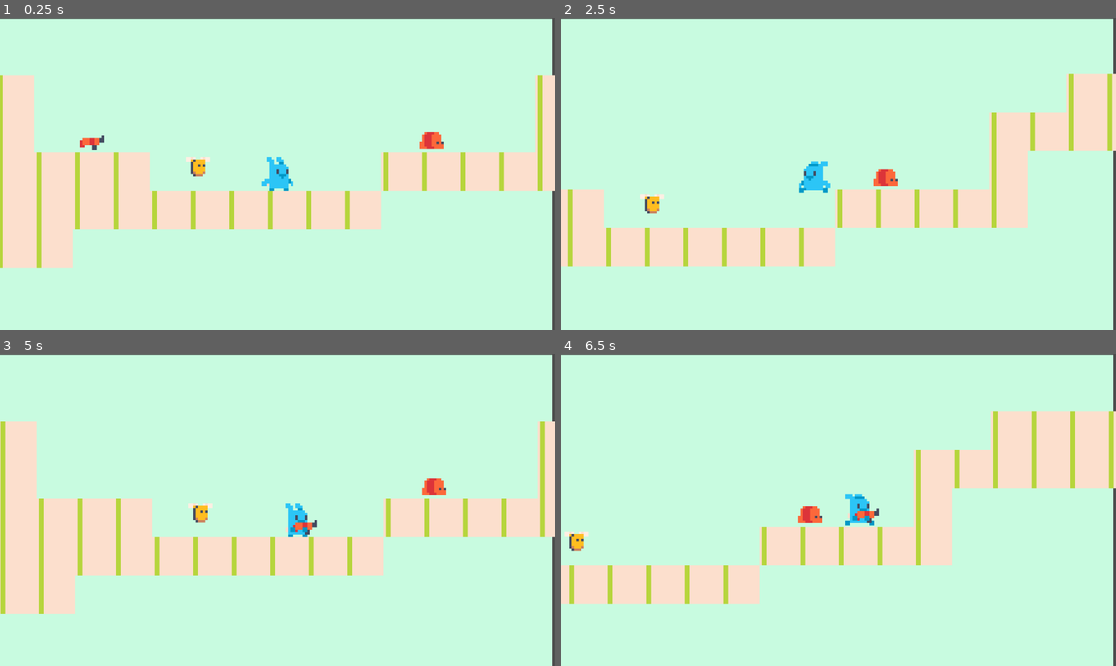
Above: before the commit, frames 1-4 (two rows, left to right).
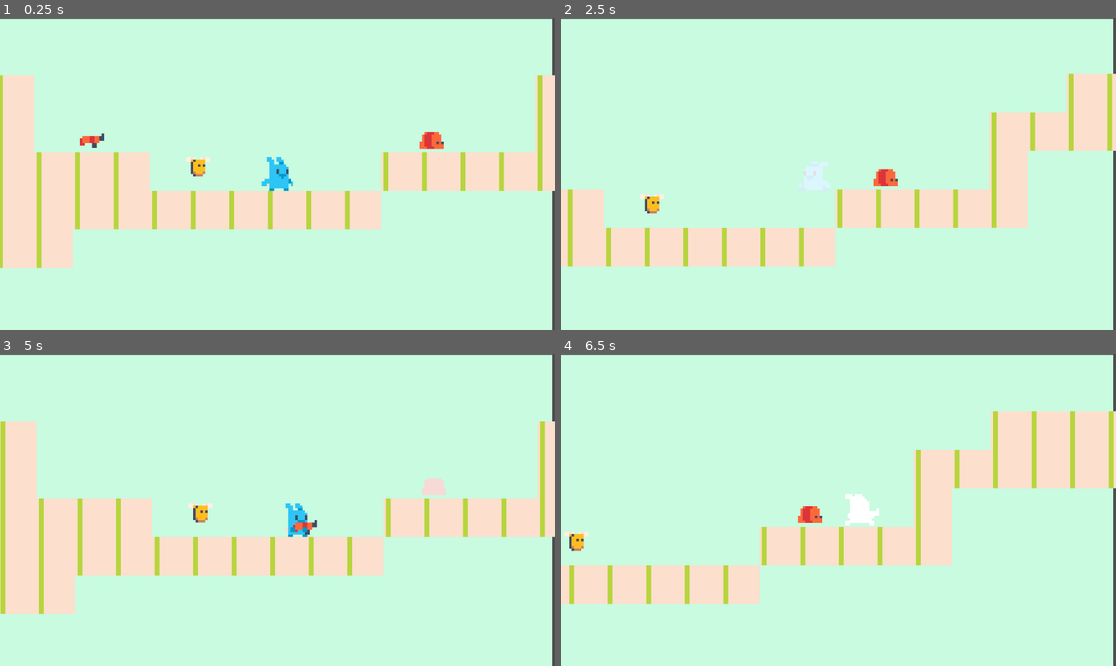
Above: after the commit, the same moments.

Repository: dodosaurus/learn-gd
Game: Godot game, scene res://scenes/game.tscn
Same seed, same stepped clock (60 frames per second), same inputs: the game is played once before the commit and once after it.
Inputs:
- Up to frame 1 (0.25 s): no input
- Up to frame 2 (2.5 s): hold D (right) 0.53-2.03 s; tap Space (shoot) at 0.6, 1.35, 2.1 s; tap W (jump) at 0.77, 1.52 s; hold A (left) from 2.03 s (still down)
- Up to frame 3 (5 s): tap Space (shoot) at 2.85, 3.6, 4.35 s; tap W (jump) at 3.02, 3.77, 4.52 s; release A (left) at 4.28 s; hold D (right) from 4.28 s (still down)
- Up to frame 4 (6.5 s): keep holding D (right); tap Space (shoot) at 5.1, 5.85 s; tap Enter at 5.75 s; tap W (jump) at 6.02 s

The runs differ from the first frame. In frame 1, less than 0.1% of the frame differs, in the area x 14-19%, y 36-43%; in frame 2, 0.4%; in frame 3, 0.2%; in frame 4, 0.4%, in the area x 51-58%, y 44-56%.

Commit message:
enemy and player dmg

Diff:
--- a/scenes/bee.tscn
+++ b/scenes/bee.tscn
@@ -1,7 +1,13 @@
-[gd_scene load_steps=4 format=3 uid="uid://dm1axy4s4y3sq"]
+[gd_scene load_steps=6 format=3 uid="uid://dm1axy4s4y3sq"]
 
 [ext_resource type="Script" path="res://scripts/bee.gd" id="1_1558q"]
 [ext_resource type="Texture2D" uid="uid://jncwmvinfmq6" path="res://graphics/Enemies/bee/1.png" id="1_gnco4"]
+[ext_resource type="Shader" path="res://shaders/flick.gdshader" id="2_beysg"]
+
+[sub_resource type="ShaderMaterial" id="ShaderMaterial_uavo0"]
+shader = ExtResource("2_beysg")
+shader_parameter/color = Color(1, 1, 1, 1)
+shader_parameter/amount = 0.0
 
 [sub_resource type="CapsuleShape2D" id="CapsuleShape2D_u7js5"]
 radius = 3.0
@@ -12,9 +18,11 @@
 script = ExtResource("1_1558q")
 
 [node name="Sprite2D" type="Sprite2D" parent="."]
+material = SubResource("ShaderMaterial_uavo0")
 texture = ExtResource("1_gnco4")
 
 [node name="CollisionShape2D" type="CollisionShape2D" parent="."]
 shape = SubResource("CapsuleShape2D_u7js5")
 
 [connection signal="area_entered" from="." to="." method="_on_area_entered"]
+[connection signal="body_entered" from="." to="." method="_on_body_entered"]
--- a/scenes/player.tscn
+++ b/scenes/player.tscn
@@ -1,7 +1,8 @@
-[gd_scene load_steps=9 format=3 uid="uid://bibduk2bwawep"]
+[gd_scene load_steps=11 format=3 uid="uid://bibduk2bwawep"]
 
 [ext_resource type="Script" path="res://scripts/player.gd" id="1_ctj0f"]
 [ext_resource type="Texture2D" uid="uid://ggnkxrdgwp6y" path="res://graphics/player/basic/idle.png" id="1_eon61"]
+[ext_resource type="Shader" path="res://shaders/flick.gdshader" id="2_x1rou"]
 [ext_resource type="Texture2D" uid="uid://trarvxrwnjsp" path="res://graphics/player/gun/idle.png" id="3_1fmdl"]
 [ext_resource type="Texture2D" uid="uid://baknl57csjt2o" path="res://graphics/player/basic/walk.png" id="3_b7ovw"]
 [ext_resource type="Texture2D" uid="uid://c7kiemdpj1k3u" path="res://graphics/player/gun/walk.png" id="5_28snr"]
@@ -10,6 +11,11 @@
 [sub_resource type="CapsuleShape2D" id="CapsuleShape2D_lrbq6"]
 radius = 5.0
 height = 14.0
+
+[sub_resource type="ShaderMaterial" id="ShaderMaterial_rr7gh"]
+shader = ExtResource("2_x1rou")
+shader_parameter/color = Color(1, 1, 1, 1)
+shader_parameter/amount = 0.0
 
 [sub_resource type="SpriteFrames" id="SpriteFrames_ne5dc"]
 animations = [{
@@ -91,7 +97,11 @@
 wait_time = 0.1
 one_shot = true
 
+[node name="InvincibilityTimer" type="Timer" parent="Timers"]
+wait_time = 0.6
+
 [node name="AnimatedSprite2D" type="AnimatedSprite2D" parent="."]
+material = SubResource("ShaderMaterial_rr7gh")
 sprite_frames = SubResource("SpriteFrames_ne5dc")
 animation = &"walk_gun"
 autoplay = "idle"
@@ -111,3 +121,4 @@
 
 [connection signal="timeout" from="Timers/CooldownTimer" to="." method="_on_cooldown_timer_timeout"]
 [connection signal="timeout" from="Timers/FireTimer" to="." method="_on_fire_timer_timeout"]
+[connection signal="timeout" from="Timers/InvincibilityTimer" to="." method="_on_invincibility_timer_timeout"]
--- a/scenes/worm.tscn
+++ b/scenes/worm.tscn
@@ -1,7 +1,13 @@
-[gd_scene load_steps=4 format=3 uid="uid://c72f28sh5qayb"]
+[gd_scene load_steps=6 format=3 uid="uid://c72f28sh5qayb"]
 
 [ext_resource type="Script" path="res://scripts/worm.gd" id="1_x2p4t"]
+[ext_resource type="Shader" path="res://shaders/flick.gdshader" id="2_ec5un"]
 [ext_resource type="Texture2D" uid="uid://fnu2hxu21uiu" path="res://graphics/Enemies/worm/0.png" id="2_yi366"]
+
+[sub_resource type="ShaderMaterial" id="ShaderMaterial_b2v11"]
+shader = ExtResource("2_ec5un")
+shader_parameter/color = Color(0.968627, 0.85098, 0.839216, 1)
+shader_parameter/amount = 0.0
 
 [sub_resource type="CapsuleShape2D" id="CapsuleShape2D_0ot2w"]
 radius = 3.0
@@ -12,6 +18,7 @@
 script = ExtResource("1_x2p4t")
 
 [node name="Sprite2D" type="Sprite2D" parent="."]
+material = SubResource("ShaderMaterial_b2v11")
 texture = ExtResource("2_yi366")
 
 [node name="CollisionShape2D" type="CollisionShape2D" parent="."]
@@ -19,3 +26,4 @@
 shape = SubResource("CapsuleShape2D_0ot2w")
 
 [connection signal="area_entered" from="." to="." method="_on_area_entered"]
+[connection signal="body_entered" from="." to="." method="_on_body_entered"]
--- a/scripts/bee.gd
+++ b/scripts/bee.gd
@@ -1,5 +1,22 @@
 extends Area2D
 
+var health := 3
+
+func _process(_delta):
+	check_death()
+
 func _on_area_entered(area):
+	health -= 1
+	area.queue_free()
 	print("bee was hit")
-	area.queue_free()
+	var tween = create_tween()
+	tween.tween_property($Sprite2D, "material:shader_parameter/amount", 1.0, 0.0)
+	tween.tween_property($Sprite2D, "material:shader_parameter/amount", 0.0, 0.1).set_delay(0.2)
+
+func check_death():
+	if health <= 0:
+		queue_free()
+
+func _on_body_entered(body):
+	if 'get_damage' in body:
+		body.get_damage(2)
--- a/scripts/gun.gd
+++ b/scripts/gun.gd
@@ -1,7 +1,7 @@
 extends Area2D
 
 func _process(delta):
-	position.y += sin(Time.get_ticks_msec() / 200) * 10 * delta
+	position.y += sin(Time.get_ticks_msec() / 200.0) * 10 * delta
 
 func _on_body_entered(body):
 	body.has_gun = true
--- a/scripts/player.gd
+++ b/scripts/player.gd
@@ -3,12 +3,17 @@
 
 var direction_x := 0.0
 @export var speed := 150
+
 @onready var cd_timer = $Timers/CooldownTimer
 @onready var fire_timer = $Timers/FireTimer
+@onready var invi_timer = $Timers/InvincibilityTimer
 
 var can_shoot := true
 var facing_right := true
 var has_gun := false
+var vulnerable := true
+
+var health := 10
 
 signal shoot(pos: Vector2, facing_right: bool)
 
@@ -63,3 +68,16 @@
 func _on_fire_timer_timeout():
 	for child in $Fire.get_children():
 		child.hide()
+
+func get_damage(amount):
+	if vulnerable:
+		health -= amount
+		vulnerable = false
+		invi_timer.start()
+		print("player was damaged")
+		var tween = create_tween()
+		tween.tween_property($AnimatedSprite2D, "material:shader_parameter/amount", 1.0, 0.0)
+		tween.tween_property($AnimatedSprite2D, "material:shader_parameter/amount", 0.0, 0.1).set_delay(0.2)
+
+func _on_invincibility_timer_timeout():
+	vulnerable = true
--- a/scripts/worm.gd
+++ b/scripts/worm.gd
@@ -1,5 +1,22 @@
 extends Area2D
 
+var health := 2
+
+func _process(_delta):
+	check_death()
+
 func _on_area_entered(area):
+	health -= 1
+	area.queue_free()
 	print("worm was hit")
-	area.queue_free()
+	var tween = create_tween()
+	tween.tween_property($Sprite2D, "material:shader_parameter/amount", 1.0, 0.0)
+	tween.tween_property($Sprite2D, "material:shader_parameter/amount", 0.0, 0.1).set_delay(0.2)
+
+func check_death():
+	if health <= 0:
+		queue_free()
+
+func _on_body_entered(body):
+	if 'get_damage' in body:
+		body.get_damage(2)
--- /dev/null
+++ b/shaders/flick.gdshader
@@ -0,0 +1,9 @@
+shader_type canvas_item;
+
+uniform vec3 color: source_color = vec3(1.0);
+uniform float amount: hint_range(0.0, 1.0) = 0.0;
+
+void fragment() {
+	vec3 original_color = texture(TEXTURE, UV).rgb;
+	COLOR.rgb = mix(original_color, color, amount);
+}
